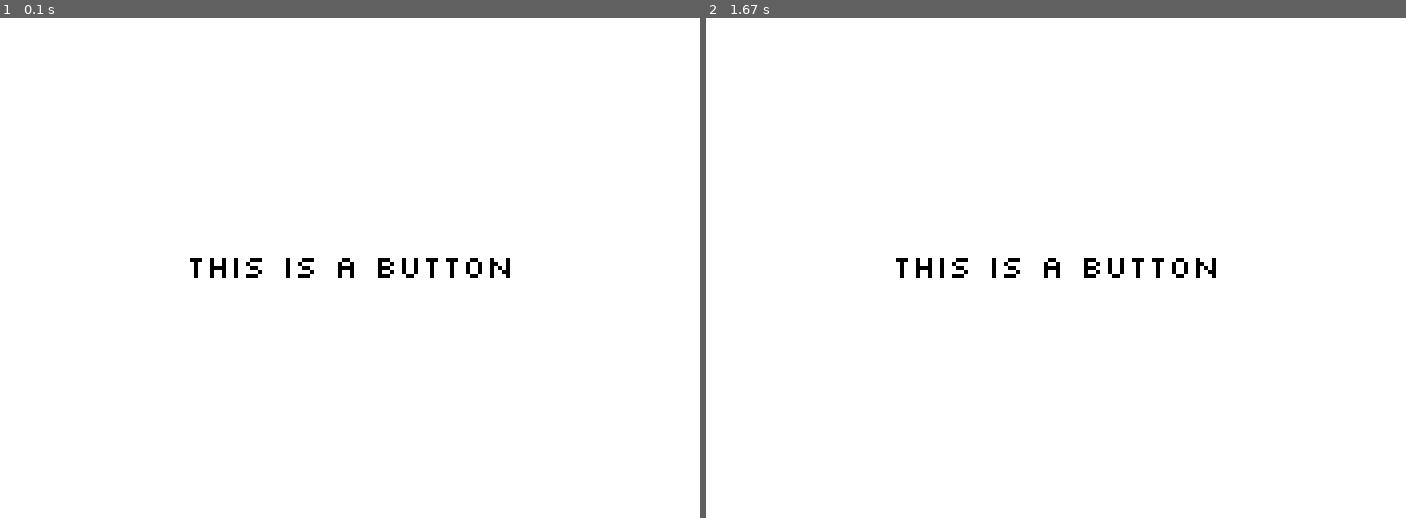
Above: before the commit, frames 1-2 (left to right).
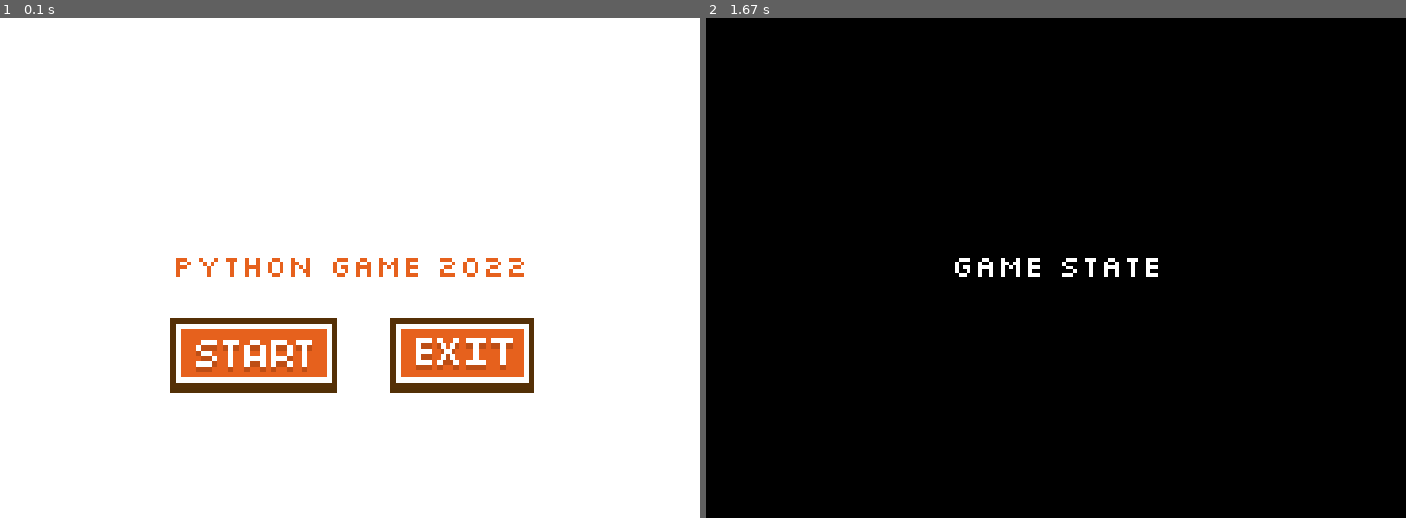
Above: after the commit, the same moments.

Repository: rifk5/code
Game: pygame game, started from python/pygame/Application.py
The game is run twice, just before and just after one commit, with the same random seed, the same clock (stepped at 60 frames per second) and the same inputs.
Inputs (mouse positions are in pixels of both pictures, inside the frame that each line leads up to):
- Up to frame 1 (0.1 s): no input
- Up to frame 2 (1.67 s): press the mouse at (958, 353) at 0.37 s; move the mouse to (993, 243) at 0.47 s; release the mouse at (1028, 133) at 0.6 s

The runs differ from the first frame. In frame 1, 5.8% of the frame differs, in the area x 24-77%, y 48-75%; in frame 2, 99%, in the area x 0-100%, y 0-100%.

Commit message:
Adding Button

Diff:
--- a/python/pygame/Application.py
+++ b/python/pygame/Application.py
@@ -1,8 +1,8 @@
+from numpy import kaiser
 import pygame, os, time
 
 from Configuration import Configuration
 from States.Title import Title
-from States.Game import Game
 
 class Application:
 
@@ -10,9 +10,11 @@
         pygame.init()
         pygame.display.set_caption(title)
         self.loadConfig()
+        self.screen_size = (self.settings["width"], self.settings["height"])
+        self.screen_center = (self.settings["width"]//2, self.settings["height"]//2)
         self.clock = pygame.time.Clock()
-        self.canvas = pygame.Surface((self.settings["width"]//2, self.settings["height"]//2))
-        self.screen = pygame.display.set_mode((self.settings["width"], self.settings["height"]))
+        self.screen = pygame.display.set_mode(self.screen_size)
+        self.canvas = pygame.Surface(self.screen_size)
         self.dt, self.prev_time = 0, time.time()
         self.state_stack = []
         self.loadAssets()
@@ -22,23 +24,47 @@
     def loadConfig(self):
         self.config = Configuration("assets/settings.ini")
         self.settings = {
-            "width": self.config.parser.getint("DISPLAY", "width"),
-            "height": self.config.parser.getint("DISPLAY", "height"),
-            "fps": self.config.parser.getint("DISPLAY", "fps")
+            "width": self.config.parser.getint("DISPLAY", "width"),     # 700
+            "height": self.config.parser.getint("DISPLAY", "height"),   # 500
+            "fps": self.config.parser.getint("DISPLAY", "fps")          # 60
         }
 
     def loadAssets(self):
-        self.color = { "WHITE": (255,255,255),
-                        "BLACK": (0, 0, 0),
-                        "RED": (255, 0, 0),
-                        "GREEN": (0, 255, 0),
-                        "BLUE": (0, 0, 255) }
+        self.color = { "WHITE":     (255,255,255),
+                       "BLACK":     (0, 0, 0),
+                       "RED":       (255, 0, 0),
+                       "GREEN":     (0, 255, 0),
+                       "BLUE":      (0, 0, 255),
+                       "ORANGE":    (230, 97, 29),
+        }
+        '''
+        └── assets/
+            │
+            ├── settings.ini
+            ├── font/
+            │     │
+            │     └── slkscr.ttf
+            └── sprite/
+                    │
+                    ├── button/
+                    │      │
+                    │      ├── start_button.png
+                    │      └── exit_button.png
+                    ├── ...
+                    └── ...
+        '''
         self.absolute_dir = os.path.join("/home/delarosa/Git/programming/python/pygame/")
+
+        # assets
         self.assets_dir = os.path.join(self.absolute_dir, "assets")
+        self.font_dir = os.path.join(self.assets_dir, "fonts")
         self.sprite_dir = os.path.join(self.assets_dir, "sprites")
-        self.font_dir = os.path.join(self.assets_dir, "font")
-        self.font = pygame.font.Font(os.path.join(self.font_dir, "slkscr.ttf"), 16)
-        self.keys = pygame.key.get_pressed()
+        self.button_dir = os.path.join(self.sprite_dir, "buttons")
+
+        # font
+        self.font = pygame.font.Font(os.path.join(self.font_dir, "slkscr.ttf"), 32)
+        self.font_small = pygame.font.Font(os.path.join(self.font_dir, "slkscr.ttf"), 24)
+
         self.loadConfig()
 
     def loadStates(self):
@@ -59,12 +85,11 @@
                 if event.key == pygame.K_ESCAPE:
                     self.running = False
 
-            if event.type == pygame.KEYUP:
-                if event.key == pygame.K_RETURN:
-                    game_state = Game(self)
-                    game_state.enterState()
-
-            self.title_screen.newgame_button.click(event)
+    def drawText(self, surface, text, color, x, y):
+        text_surface = self.font.render(text, False, color)
+        text_rect = text_surface.get_rect()
+        text_rect.center = (x, y)
+        surface.blit(text_surface, text_rect)
 
     def update(self):
         self.updateEvents()
@@ -72,15 +97,8 @@
 
     def render(self):
         self.state_stack[-1].render(self.canvas)
-        self.screen.blit(pygame.transform.scale(self.canvas, (self.settings["width"], \
-                                                              self.settings["height"])), (0, 0))
+        self.screen.blit(pygame.transform.scale(self.canvas, self.screen_size), (0, 0))
         pygame.display.flip()
-
-    def drawText(self, surface, text, color, x, y):
-        text_surface = self.font.render(text, False, color)
-        text_rect = text_surface.get_rect()
-        text_rect.center = (x, y)
-        surface.blit(text_surface, text_rect)
 
     def start(self):
         while self.running:
--- a/python/pygame/Button.py
+++ b/python/pygame/Button.py
@@ -1,43 +1,28 @@
 import pygame
 
 class Button:
+    def __init__(self, surface, image, scale, x, y):
+        width = image.get_width()
+        height = image.get_height()
+        self.surface = surface
+        self.image = pygame.transform.scale(image, (int(width * scale), int(height * scale)))
+        self.rect = self.image.get_rect()
+        self.rect.topleft = (x, y)
+        self.clicked = False
 
-    def __init__(self, app, text, color, x, y):
-        self.hovered = False
-        self.app = app
-        self.ori_text, self.ori_color = text, color
-        self.text, self.color = text, color
-        self.x, self.y = x, y
-        self.text_surface = self.app.font.render(text, False, color)
-        self.size = self.text_surface.get_size()
-        self.surface = pygame.Surface(self.size)
-        self.surface.fill(self.app.color["BLUE"])
-        self.surface.blit(self.text_surface, (0, 0))
-        self.rect = self.text_surface.get_rect()
-        self.rect.center = (x, y)
+    def update(self) -> bool:
+        action = False
+        pos = pygame.mouse.get_pos()
 
-    def update(self):
-        self.surface = self.app.font.render(self.text, False, self.color)
-        self.rect = self.surface.get_rect()
-        self.rect.center = (self.x, self.y)
-        if self.rect.collidepoint(pygame.mouse.get_pos()): self.hovered = True
-        else: self.hovered = False
-        print(self.hovered)
+        if self.rect.collidepoint(pos):
+            if pygame.mouse.get_pressed()[0] == 1 and self.clicked == False:
+                self.clicked = True
+                action = True
 
-    def render(self):
-        self.app.canvas.blit(self.surface, self.rect)
+        if pygame.mouse.get_pressed()[0] == 0:
+            self.clicked = False
 
-    def hoverText(self, text):
-        if self.hovered: self.text = text
-        else: self.text = self.ori_text
+        return action
 
-    def hoverColor(self, color):
-        if self.hovered: self.color = color
-        else: self.color = self.ori_color
-
-    def click(self, event):
-        x, y = pygame.mouse.get_pos()
-        if event.type == pygame.MOUSEBUTTONDOWN:
-            if pygame.mouse.get_pressed()[0]:
-                if self.rect.collidepoint(x, y):
-                    self.change_text(self.feedback, bg="red")
+    def render(self, display):
+        display.blit(self.image, (self.rect.x, self.rect.y))
--- a/python/pygame/States/Game.py
+++ b/python/pygame/States/Game.py
@@ -10,7 +10,5 @@
         pass
 
     def render(self, display):
-        mouse_pos = pygame.mouse.get_pos()
         display.fill((0, 0, 0))
-        self.app.drawText(display, "Game State", (255, 255, 255), self.app.settings["width"]//4, self.app.settings["height"]//4)
-        # self.app.drawText(display, "Mouse", (255, 255, 255), mouse_pos[0], mouse_pos[1])
+        self.app.drawText(display, "Game State", self.app.color["WHITE"], self.app.screen_center[0], self.app.screen_center[1])
--- a/python/pygame/States/Paused.py
+++ b/python/pygame/States/Paused.py
@@ -4,3 +4,9 @@
 
     def __init__(self, app):
         State.__init__(self, app)
+
+    def update(self, dt):
+        pass
+
+    def render(self, display):
+        pass
--- a/python/pygame/States/Title.py
+++ b/python/pygame/States/Title.py
@@ -1,31 +1,32 @@
+import os
 import pygame
 from States.State import State
+from States.Game import Game
 from Button import Button
 
 class Title(State):
 
     def __init__(self, app):
         State.__init__(self, app)
-        self.newgame_button = Button(self.app, "this is a button", \
-                                     self.app.color["BLACK"], \
-                                     self.app.settings["width"]//4, \
-                                     self.app.settings["height"]//4)
+        self.loadAssets()
+        self.start_button = Button(app.canvas, self.start_image, 0.6, self.app.screen_center[0]-180, self.app.screen_center[1]+50)
+        self.exit_button = Button(app.canvas, self.exit_image, 0.6, self.app.screen_center[0]+40, self.app.screen_center[1]+50)
+
+    def loadAssets(self):
+        self.start_image = pygame.image.load(os.path.join(self.app.button_dir, "start_btn.png")).convert_alpha()
+        self.exit_image = pygame.image.load(os.path.join(self.app.button_dir, "exit_btn.png")).convert_alpha()
 
     def update(self, dt):
-        if self.newgame_button.hovered:
-            self.newgame_button.hoverText("Start!")
-        self.newgame_button.update()
+        if (self.start_button.update()):
+            game_state = Game(self.app)
+            game_state.enterState()
+
+        if (self.exit_button.update()):
+            self.app.running = False
 
     def render(self, display):
         display.fill((255, 255, 255))
-        self.newgame_button.render()
-
-
-    def drawButton(self, display, text, color, x, y):
-        hovered = False
-        button_surface = self.app.font.render(text, False, color)
-        rect = button_surface.get_rect()
-        rect.center = (x, y)
-        if rect.collidepoint(pygame.mouse.get_pos()):
-            hovered = True
-        display.blit(button_surface, rect)
+        self.app.drawText(display, "Python Game 2022", self.app.color["ORANGE"],
+                          self.app.screen_center[0], self.app.screen_center[1])
+        self.start_button.render(display)
+        self.exit_button.render(display)
Renamed: python/pygame/assets/font/slkscr.ttf -> python/pygame/assets/fonts/slkscr.ttf
Empty file added: python/pygame/assets/sprites/Sprite.py
Binary file added: python/pygame/assets/sprites/buttons/exit_btn.png
Binary file added: python/pygame/assets/sprites/buttons/start_btn.png
